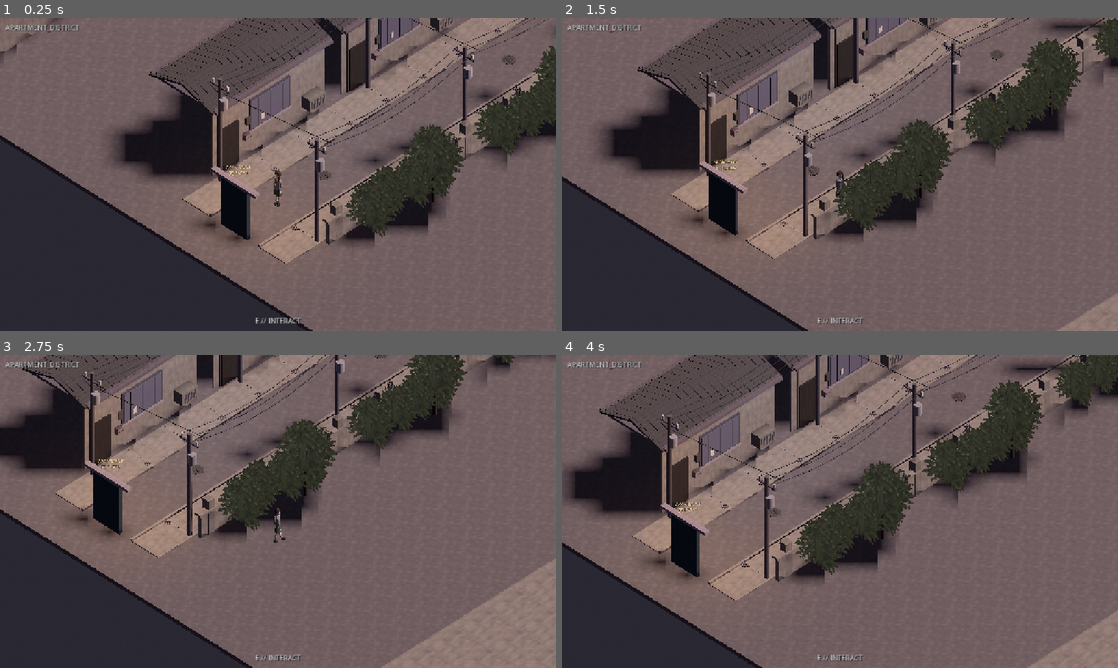
Above: before the commit, frames 1-4 (two rows, left to right).
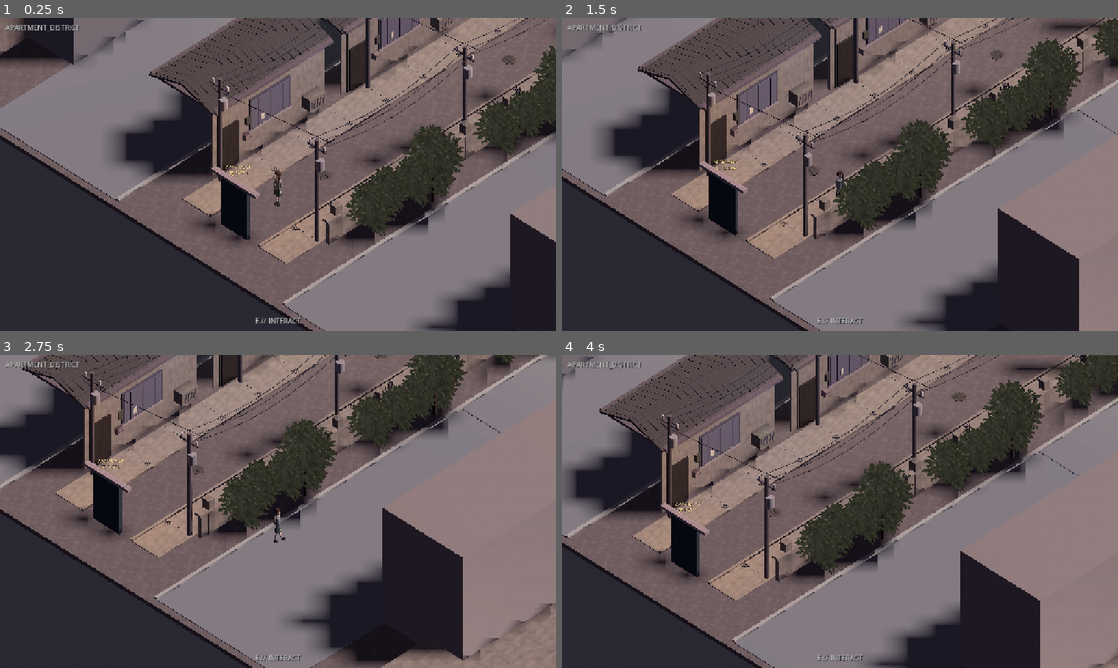
Above: after the commit, the same moments.

Repository: webtilians/lain
Game: Godot game, scene res://scenes/apartment_district/ApartmentDistrict.tscn
The game is run twice, just before and just after one commit, with the same random seed, the same clock (stepped at 60 frames per second) and the same inputs. This scene is started directly instead of the project's main scene.
Inputs (mouse positions are in pixels of both pictures, inside the frame that each line leads up to):
- Up to frame 1 (0.25 s): no input
- Up to frame 2 (1.5 s): tap Enter at 0.5 s; move the mouse to (962, 158) at 0.52 s; hold D (move_right) 0.53-1.28 s; hold E (interact) 0.53-1.28 s; move the mouse to (728, 190) at 1.27 s; hold S (move_backward) from 1.28 s (still down); tap E (interact) at 1.35 s
- Up to frame 3 (2.75 s): move the mouse to (333, 442) at 2.02 s; release S (move_backward) at 2.03 s; hold D (move_right) from 2.03 s (still down); hold E (interact) from 2.03 s (still down); tap J at 2.1 s
- Up to frame 4 (4 s): move the mouse to (812, 574) at 2.77 s; release D (move_right) at 2.78 s; release E (interact) at 2.78 s; hold W (move_forward) 2.78-3.53 s; tap E (interact) at 2.85 s; move the mouse to (1006, 558) at 3.52 s; hold A (move_left) from 3.53 s (still down); hold E (interact) from 3.53 s (still down)

The runs differ from the first frame. In frame 1, 29% of the frame differs, in the area x 0-100%, y 0-100%; in frame 2, 33%; in frame 3, 38%; in frame 4, 34%.

Commit message:
feat(prologue02): build a navigable neighborhood with separate school and night quarter, facades, sidewalks, square and future quest landmarks

Diff:
--- a/client/scripts/world/PrologueDistrictEntrances.gd
+++ b/client/scripts/world/PrologueDistrictEntrances.gd
@@ -1,48 +1,235 @@
 extends Node3D
+## A district with two separate quarters and room for later missions.
+## This is presentation only; all routes use existing World Core MOVE.
+## Approximate playable bounds: x -11.5..11.5, z -68..9.
 
 const EXIT_SCRIPT = preload("res://scripts/world/ExitDoor.gd")
+const SCHOOL_ENTRANCE := Vector3(-11.18, 1.10, -20.0)
+const NIGHTCLUB_ENTRANCE := Vector3(11.18, 1.10, -53.0)
 
 
 func _ready() -> void:
+	_make_streets()
+	_make_buildings()
+	_make_places()
 	_make_entrance(
-		"ESCUELA\n[E] ENTRAR", "SCHOOL",
-		Vector3(-2.4, 1.1, -9.2), Color(0.70, 0.78, 0.90),
+		"SCHOOL", SCHOOL_ENTRANCE,
+		"ESCUELA MUNICIPAL", Color(0.67, 0.76, 0.82),
 	)
 	_make_entrance(
-		"DISCOTECA\n[E] ENTRAR", "NIGHTCLUB",
-		Vector3(2.4, 1.1, -18.2), Color(0.85, 0.36, 0.79),
+		"NIGHTCLUB", NIGHTCLUB_ENTRANCE,
+		"AZUL // SOTANO", Color(0.73, 0.24, 0.73),
 	)
 
 
-func _make_entrance(text: String, target: String,
-		pos: Vector3, shade: Color) -> void:
-	var entrance := StaticBody3D.new()
-	entrance.name = "Entrance_" + target
-	entrance.set_script(EXIT_SCRIPT)
-	entrance.set("target_location", target)
-	entrance.position = pos
+func _material(shade: Color, lit: bool = false) -> StandardMaterial3D:
+	var mat := StandardMaterial3D.new()
+	mat.albedo_color = shade
+	mat.roughness = 0.92
+	if lit:
+		mat.emission_enabled = true
+		mat.emission = shade
+		mat.emission_energy_multiplier = 1.3
+	return mat
+
+
+func _block(name_text: String, pos: Vector3, size: Vector3,
+		shade: Color, solid: bool = true) -> Node3D:
+	var holder: Node3D
+	if solid:
+		holder = StaticBody3D.new()
+	else:
+		holder = Node3D.new()
+	holder.name = name_text
+	holder.position = pos
 	var mesh := MeshInstance3D.new()
 	var box := BoxMesh.new()
-	box.size = Vector3(1.25, 2.2, 0.22)
+	box.size = size
 	mesh.mesh = box
-	var material := StandardMaterial3D.new()
-	material.albedo_color = shade.darkened(0.5)
-	material.emission_enabled = true
-	material.emission = shade.darkened(0.65)
-	mesh.material_override = material
-	entrance.add_child(mesh)
-	var collision := CollisionShape3D.new()
-	var shape := BoxShape3D.new()
-	shape.size = box.size
-	collision.shape = shape
-	entrance.add_child(collision)
-	add_child(entrance)
+	mesh.material_override = _material(shade)
+	holder.add_child(mesh)
+	if solid:
+		var collider := CollisionShape3D.new()
+		var shape := BoxShape3D.new()
+		shape.size = size
+		collider.shape = shape
+		holder.add_child(collider)
+	add_child(holder)
+	return holder
+
+
+func _sign(text_value: String, pos: Vector3,
+		shade: Color, font_size: int = 32) -> void:
 	var sign := Label3D.new()
-	sign.position = pos + Vector3(0, 1.7, 0.1)
-	sign.text = text
-	sign.font_size = 32
+	sign.name = "Sign_" + str(get_child_count())
+	sign.text = text_value
+	sign.position = pos
+	sign.font_size = font_size
 	sign.pixel_size = 0.005
 	sign.billboard = BaseMaterial3D.BILLBOARD_ENABLED
 	sign.modulate = shade
 	sign.horizontal_alignment = HORIZONTAL_ALIGNMENT_CENTER
 	add_child(sign)
+
+
+func _light(name_text: String, pos: Vector3, shade: Color) -> void:
+	var light := OmniLight3D.new()
+	light.name = name_text
+	light.position = pos
+	light.light_color = shade
+	light.light_energy = 0.55
+	light.omni_range = 10.0
+	add_child(light)
+
+
+func _make_streets() -> void:
+	# Through-road, two broad pavements and a small mid-block square.
+	for side in [-1.0, 1.0]:
+		var side_id := "W" if side < 0.0 else "E"
+		_block("Pavement_" + side_id, Vector3(side * 8.1, 0.015, -29.0),
+			Vector3(7.1, 0.04, 77.4), Color(0.42, 0.43, 0.45), false)
+		_block("Kerb_" + side_id, Vector3(side * 4.5, 0.07, -29.0),
+			Vector3(0.16, 0.09, 77.4), Color(0.55, 0.55, 0.54), false)
+		for stripe in range(12):
+			var z := -64.0 + float(stripe) * 5.2
+			_block("PavingJoin_" + side_id + str(stripe),
+				Vector3(side * 8.1, 0.045, z), Vector3(7.0, 0.012, 0.05),
+				Color(0.32, 0.33, 0.35), false)
+	# A planted traffic island marks the transition from school to nightlife.
+	_block("MidtownSquare", Vector3(-0.5, 0.012, -36.2),
+		Vector3(7.8, 0.035, 4.8), Color(0.36, 0.38, 0.40), false)
+	for stripe in range(8):
+		_block("Crossing_" + str(stripe),
+			Vector3(-3.1 + float(stripe) * 0.9, 0.043, -34.8),
+			Vector3(0.50, 0.011, 1.4), Color(0.62, 0.63, 0.64), false)
+
+
+func _building(name_text: String, side: float, z: float, depth: float,
+		height: float, shade: Color) -> void:
+	var x := side * 13.75
+	_block(name_text, Vector3(x, height / 2.0, z),
+		Vector3(4.35, height, depth), shade)
+	# The front is on the outer edge of a real pavement, not in the road.
+	# Individual windows are deliberately noninteractive until future quests.
+	for floor_number in range(2):
+		for window_number in range(int(depth / 3.4)):
+			var wy := 1.95 + float(floor_number) * 1.7
+			if wy + 0.6 >= height:
+				continue
+			var wz := z - depth * 0.36 + float(window_number) * 3.3
+			_block(name_text + "_Window_" + str(floor_number)
+				+ "_" + str(window_number),
+				Vector3(side * 11.46, wy, wz), Vector3(0.035, 0.83, 1.12),
+				Color(0.14, 0.24, 0.30), false)
+			_block(name_text + "_Lintel_" + str(floor_number)
+				+ "_" + str(window_number),
+				Vector3(side * 11.42, wy + 0.45, wz),
+				Vector3(0.08, 0.07, 1.22),
+				Color(0.68, 0.69, 0.67), false)
+
+
+func _make_buildings() -> void:
+	# Separate façades leave an urban rhythm, alleys and plausible front doors.
+	_building("Residencias_01", -1.0, 0.5, 9.0, 6.1, Color(0.43, 0.43, 0.45))
+	_building("Escuela_Exterior", -1.0, -20.0, 14.5, 6.4,
+		Color(0.52, 0.52, 0.50))
+	_building("Biblioteca_Cerrada", -1.0, -37.0, 10.0, 5.3,
+		Color(0.39, 0.45, 0.46))
+	_building("Viviendas_02", -1.0, -55.5, 10.0, 7.1,
+		Color(0.40, 0.37, 0.38))
+	_building("Comercios_01", 1.0, -0.5, 10.0, 5.6,
+		Color(0.46, 0.43, 0.43))
+	_building("Taller_Cerrado", 1.0, -16.0, 9.0, 4.6,
+		Color(0.36, 0.40, 0.43))
+	_building("Bloque_Viviendas", 1.0, -32.3, 12.0, 7.5,
+		Color(0.42, 0.43, 0.46))
+	_building("Club_Exterior", 1.0, -53.0, 13.6, 5.6,
+		Color(0.21, 0.20, 0.30))
+	_sign("BIBLIOTECA\nCERRADA", Vector3(-10.75, 2.15, -37.0),
+		Color(0.74, 0.76, 0.76), 24)
+	_sign("TALLER DE REPARACION", Vector3(10.7, 2.1, -16.0),
+		Color(0.70, 0.72, 0.71), 25)
+
+
+func _tree(name_text: String, pos: Vector3) -> void:
+	var trunk := StaticBody3D.new()
+	trunk.name = name_text
+	trunk.position = pos
+	var bark := MeshInstance3D.new()
+	var cylinder := CylinderMesh.new()
+	cylinder.top_radius = 0.13
+	cylinder.bottom_radius = 0.21
+	cylinder.height = 2.4
+	bark.mesh = cylinder
+	bark.material_override = _material(Color(0.25, 0.19, 0.16))
+	trunk.add_child(bark)
+	var collision := CollisionShape3D.new()
+	var shape := CylinderShape3D.new()
+	shape.radius = 0.22
+	shape.height = 2.4
+	collision.shape = shape
+	trunk.add_child(collision)
+	add_child(trunk)
+	var crown := MeshInstance3D.new()
+	crown.name = "Crown"
+	var globe := SphereMesh.new()
+	globe.radius = 1.35
+	globe.height = 2.2
+	crown.mesh = globe
+	crown.material_override = _material(Color(0.20, 0.28, 0.24))
+	crown.position.y = 2.0
+	trunk.add_child(crown)
+
+
+func _make_places() -> void:
+	# Empty landmarks invite future quests without inventing current NPCs.
+	_sign("PLAZA / CALLE 03", Vector3(-0.25, 2.8, -36.2),
+		Color(0.68, 0.71, 0.76), 25)
+	_block("Parada_Espera", Vector3(7.3, 0.75, -27.0),
+		Vector3(0.9, 1.5, 0.18), Color(0.19, 0.31, 0.36))
+	_sign("LINEA 04\nFUERA DE SERVICIO", Vector3(7.3, 2.1, -27.0),
+		Color(0.66, 0.76, 0.76), 22)
+	_block("Cabina_Telefonica", Vector3(-7.3, 1.2, -47.0),
+		Vector3(0.95, 2.4, 0.95), Color(0.24, 0.29, 0.33))
+	_sign("TELEFONO\nSIN TONO", Vector3(-7.3, 2.75, -47.0),
+		Color(0.66, 0.72, 0.76), 23)
+	for i in range(6):
+		var z := -5.0 - float(i) * 10.3
+		var x := -5.15 if i % 2 == 0 else 5.15
+		_tree("Arbol_" + str(i), Vector3(x, 1.2, z))
+		_light("Farola_" + str(i), Vector3(x, 4.1, z),
+			Color(0.76, 0.77, 0.72))
+	_light("Letrero_Escuela", SCHOOL_ENTRANCE + Vector3(1.4, 2.4, 0.0),
+		Color(0.72, 0.75, 0.85))
+	_light("Letrero_Club", NIGHTCLUB_ENTRANCE + Vector3(-1.4, 2.4, 0.0),
+		Color(0.78, 0.30, 0.84))
+
+
+func _make_entrance(target: String, pos: Vector3,
+		title: String, shade: Color) -> void:
+	# The entrance is attached to the street-facing façade, off the road.
+	var door := StaticBody3D.new()
+	door.name = "Entrance_" + target
+	door.set_script(EXIT_SCRIPT)
+	door.set("target_location", target)
+	door.position = pos
+	var mesh := MeshInstance3D.new()
+	var box := BoxMesh.new()
+	box.size = Vector3(0.12, 2.1, 1.48)
+	mesh.mesh = box
+	mesh.material_override = _material(shade.darkened(0.62))
+	door.add_child(mesh)
+	var collision := CollisionShape3D.new()
+	var shape := BoxShape3D.new()
+	shape.size = box.size
+	collision.shape = shape
+	door.add_child(collision)
+	add_child(door)
+	_block("DoorFrame_" + target, pos + Vector3(0, 1.12, 0),
+		Vector3(0.17, 0.17, 1.65), shade, false)
+	_sign(title, pos + Vector3(
+		1.0 if target == "SCHOOL" else -1.0, 2.8, 0.0,
+	), shade.lightened(0.25), 33)
+	_sign("[E]", pos + Vector3(
+		1.0 if target == "SCHOOL" else -1.0, 1.7, 0.0,
+	), shade.lightened(0.32), 22)
